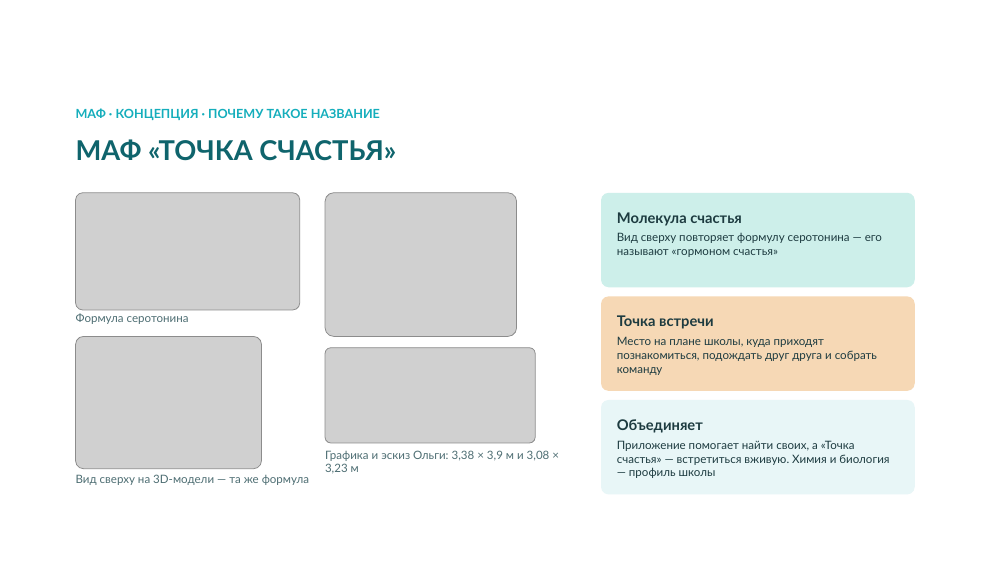
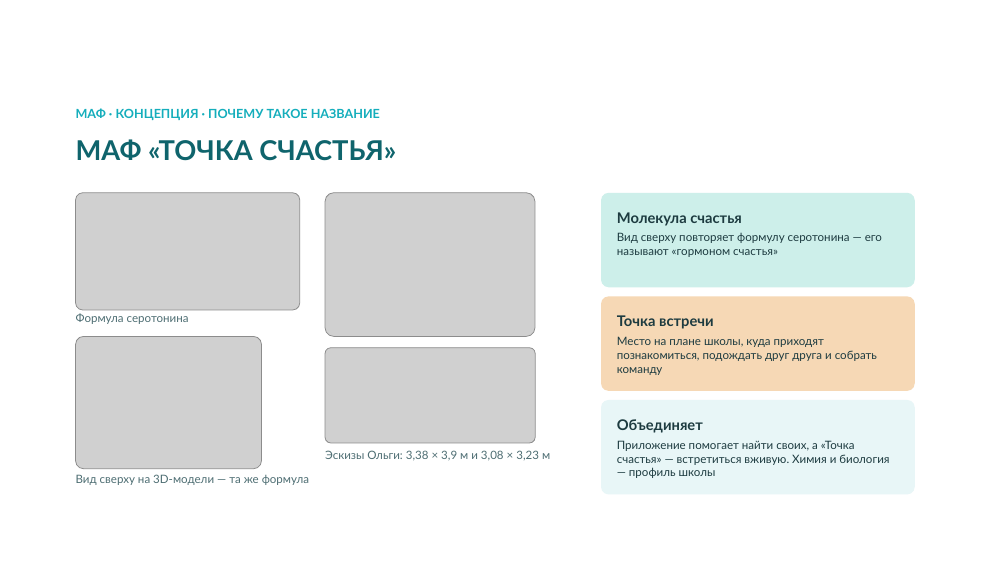
Before and after one commit to bnhogpad228/school-app, a slide deck: slide 11 of presentation/shkolny-dvor-SK-sreda.pptx. Drawn at 1008x567 pixels with LibreOffice and Linux fonts; fonts in the diff are those of the drawing; grey boxes stand for pictures; background and template pictures are left out. Boxes give left, top, right and bottom in pixels: in the first picture for what was removed or moved away, otherwise in the second. Text is boxed around its words. In the diff, an @@ line names an element or a change of style, - is before the commit and + after.

```diff
--- a/presentation/shkolny-dvor-SK-sreda.pptx
+++ b/presentation/shkolny-dvor-SK-sreda.pptx
@@ picture: place and size @@
-picture at box(325, 193, 516, 337)
+picture at box(325, 193, 535, 337)
@@ text at box(325, 450, 550, 461): text changed @@
-Графика и эскиз Ольги: 3,38 × 3,9 м и 3,08 × 3,23 м
+Эскизы Ольги: 3,38 × 3,9 м и 3,08 × 3,23 м
```
Also in this commit, not shown: 1 other slide changed.
